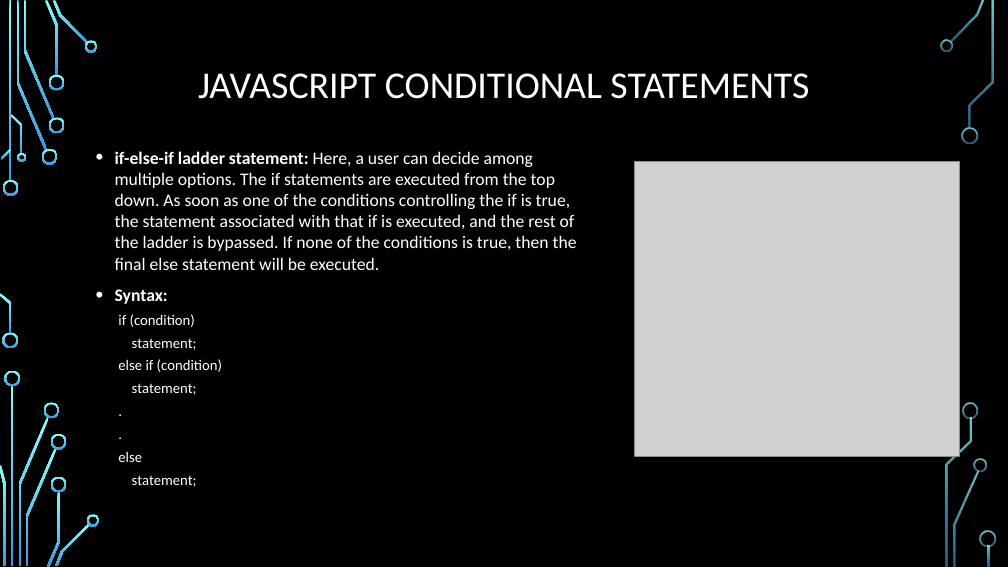
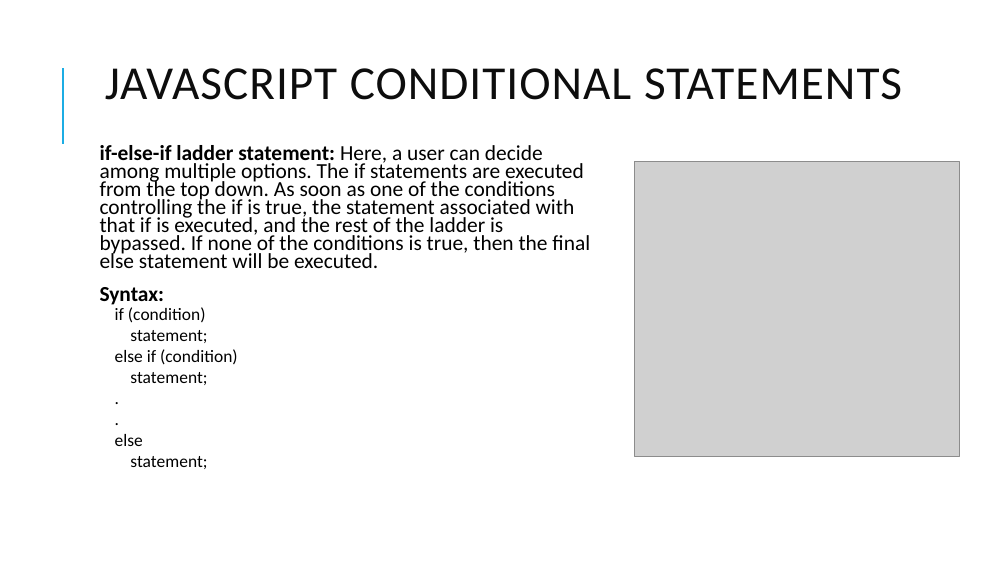
Before and after one commit to PramodJana/JavaScript, a slide deck: slide 23 of GFG JS Course Curriculam/Articles/002 Javascript fundamentals.pptx. Drawn at 1008x567 pixels with LibreOffice and Linux fonts; fonts in the diff are those of the drawing; grey boxes stand for pictures; background and template pictures are left out. Boxes give left, top, right and bottom in pixels: in the first picture for what was removed or moved away, otherwise in the second. Text is boxed around its words. In the diff, an @@ line names an element or a change of style, - is before the commit and + after.

```diff
--- a/GFG JS Course Curriculam/Articles/002 Javascript fundamentals.pptx
+++ b/GFG JS Course Curriculam/Articles/002 Javascript fundamentals.pptx
@@ background picture (left out) to #FFFFFF @@
@@ title "JAVASCRIPT CONDITIONAL STATEMENTS" at <box>105,68,902,100</box>: size 36 to 45 pt, text colour #FFFFFF to #0D0D0D, letter spacing 0 to 1 pt; line spacing 0.9 to 0.8 @@
@@ line added from (63, 144) to (63, 68), #1CADE4 1.5 pt @@
@@ text "if-else-if ladder statement: Here, a ..." at <box>100,145,590,469</box>: size 16.8 to 20.4 pt in "if-else-if ladder statement: Here, a user can ...", "Syntax:"; text colour #FFFFFF to #000000; size 14 to 16.6 pt in "if (condition)", "statement;", "else if (condition)", "statement;" and 4 more places; bullet • to  ; line spacing 1 to 0.7; more space between paragraphs @@
@@ group removed at <box>0,0,996,567</box>: 33 freeform shapes, 3 rectangles @@
```
Also in this commit, not shown: 29 other slides changed.
